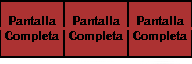
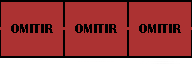
Before/after of a 192px x 64px layered artwork. What changed in the layer stack:
renamed "Pantalla Completa" to "OMITIR copia 2", moved it above "OMITIR copia", painted on it over box(69, 16, 123, 42)
renamed "Pantalla Completa" to "OMITIR copia", painted on it over box(133, 16, 187, 42)
renamed "Pantalla Completa" to "OMITIR", painted on it over box(5, 16, 59, 42)
